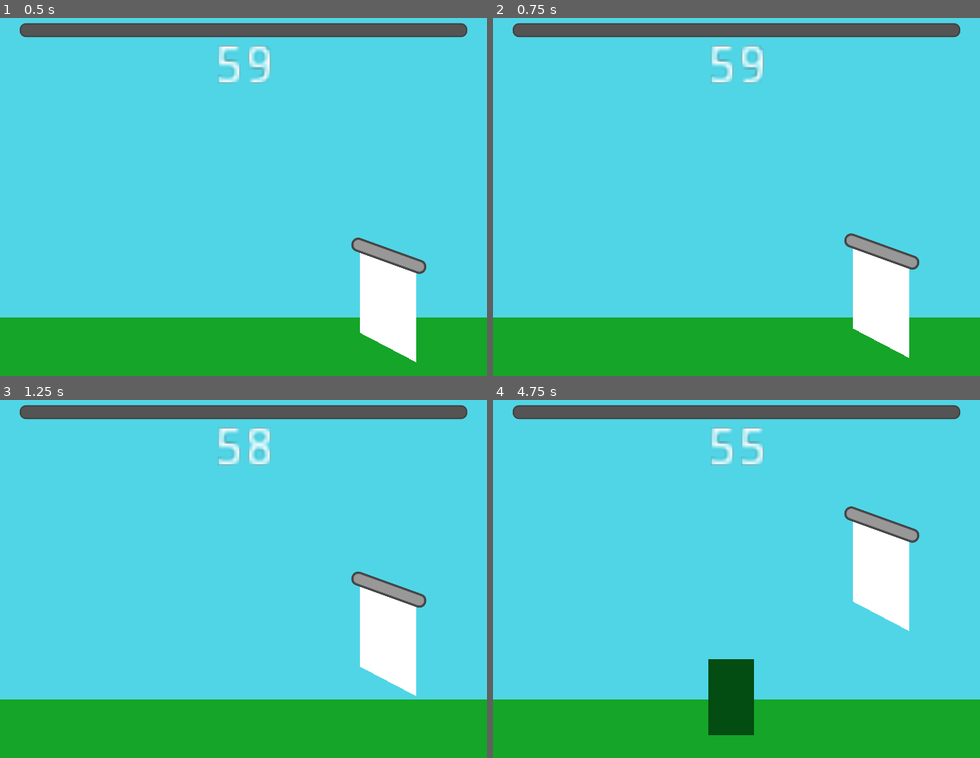
Above: before the commit, frames 1-4 (two rows, left to right).
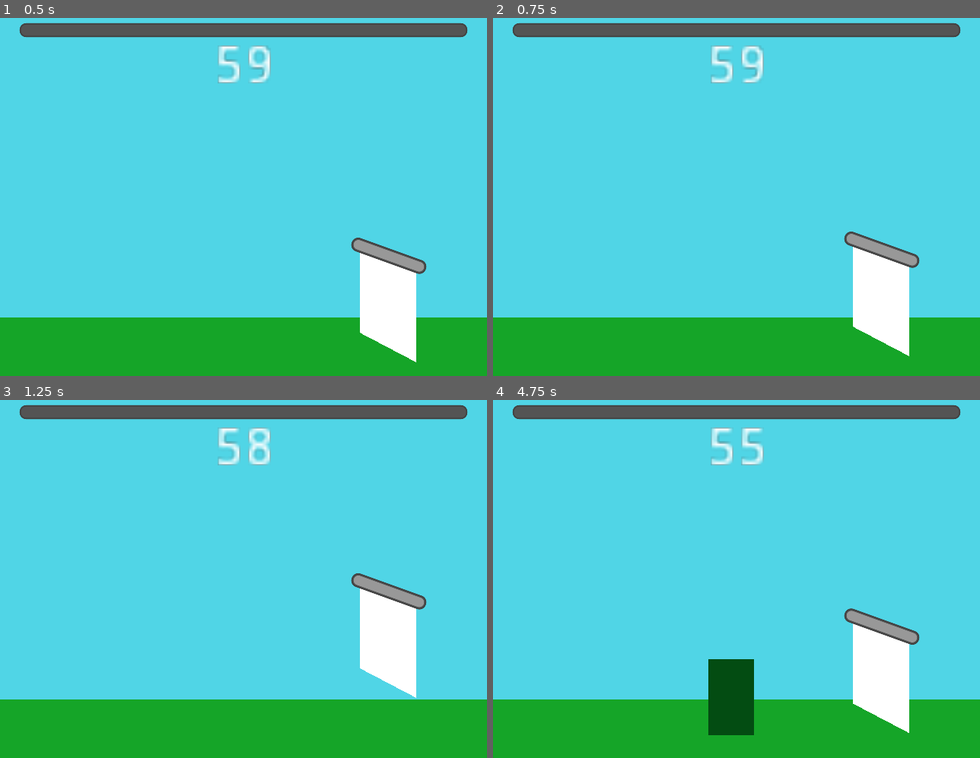
Above: after the commit, the same moments.

Repository: dudezord/01-portcullis
Game: Godot game, scene res://Game.tscn
Same seed, same stepped clock (60 frames per second), same inputs: the game is played once before the commit and once after it.
Inputs:
- Up to frame 1 (0.5 s): no input
- Up to frame 2 (0.75 s): tap Enter (ui_accept) at 0.5 s; hold Right from 0.53 s (still down); hold Space from 0.53 s (still down)
- Up to frame 3 (1.25 s): keep holding Right; keep holding Space; tap Enter (ui_accept) at 0.77, 0.8, 1.07 s
- Up to frame 4 (4.75 s): release Right at 1.28 s; release Space at 1.28 s; hold Left 1.28-2.03 s; tap Enter (ui_accept) at 1.35, 1.52, 1.82, 2.3, 3.02, 3.32, 3.77, 3.8, 4.07, 4.52 s; tap Space at 1.55, 3.05, 4.35 s; hold Space 2.03-2.78 s; hold Right 2.03-3.53 s; tap Tab at 2.85 s; hold Left from 3.53 s (still down); tap 0 at 3.6 s

Frame 1 is identical in both runs. In frame 2, 0.4% of the frame differs, in the area x 72-88%, y 59-95%; in frame 3, 0.4%; in frame 4, 6.7%, in the area x 72-88%, y 29-93%.

Commit message:
Use input actions

Diff:
--- a/gate/Gate.gd
+++ b/gate/Gate.gd
@@ -24,7 +24,7 @@
 	$AreaKill/CollisionPolygon2D.disabled = !can_kill
 
 func _input(event):
-	if Input.is_key_pressed(KEY_SPACE):
+	if Input.is_action_just_pressed("ui_accept"):
 		if status == Status.Opened:
 			status = Status.Closing
 			$AnimationPlayer.play("close_gate")
